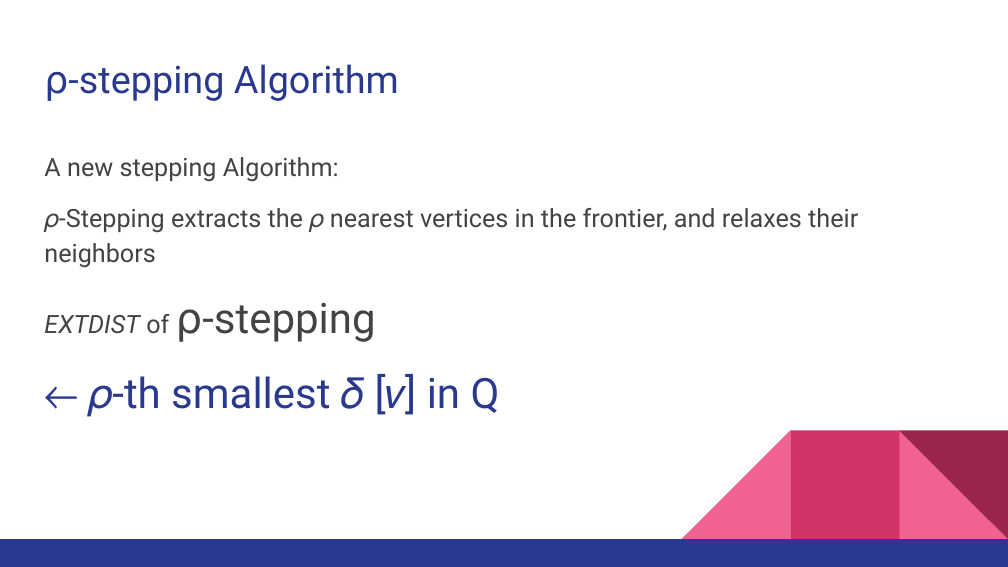
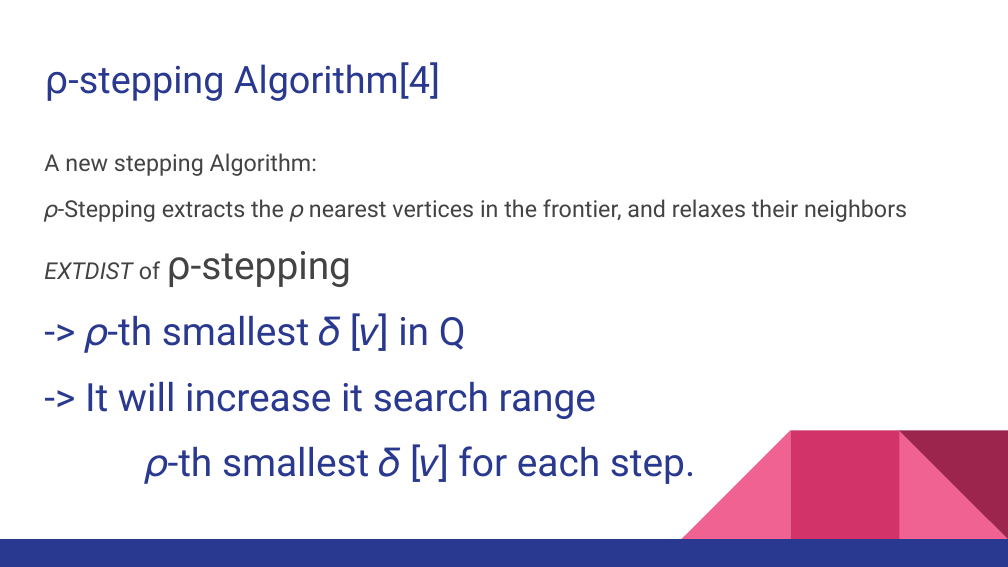
Before and after one commit to xtstc131/COMP5704-Mainpage, a slide deck: slide 6 of Slide_Presentation.pptx (slide 9 before the commit). Drawn at 1008x567 pixels with LibreOffice and Linux fonts; fonts in the diff are those of the drawing. Boxes give left, top, right and bottom in pixels: in the first picture for what was removed or moved away, otherwise in the second. Text is boxed around its words. In the diff, an @@ line names an element or a change of style, - is before the commit and + after.

```diff
--- a/Slide_Presentation.pptx
+++ b/Slide_Presentation.pptx
@@ title at <box>68,62,440,101</box>: text changed @@
-⍴-stepping Algorithm
+⍴-stepping Algorithm[4]
@@ text at <box>44,153,907,287</box>: size 18 to 16.6 pt in "A new stepping Algorithm:", "𝜌-Stepping extracts the 𝜌 nearest vertices in ...", "EXTDIST of"; size 30 to 27.8 pt in "⍴-stepping"; line spacing 1.15 to 1.05 @@
@@ text at <box>85,315,695,484</box>: text changed; size 30 to 27.8 pt @@
-← 𝜌-th smallest 𝛿 [𝑣] in Q
+-> 𝜌-th smallest 𝛿 [𝑣] in Q
+-> It will increase it search range
+𝜌-th smallest 𝛿 [𝑣] for each step.
```
Also in this commit, not shown: 8 other slides changed, 3 slides added, 2 slides removed.
